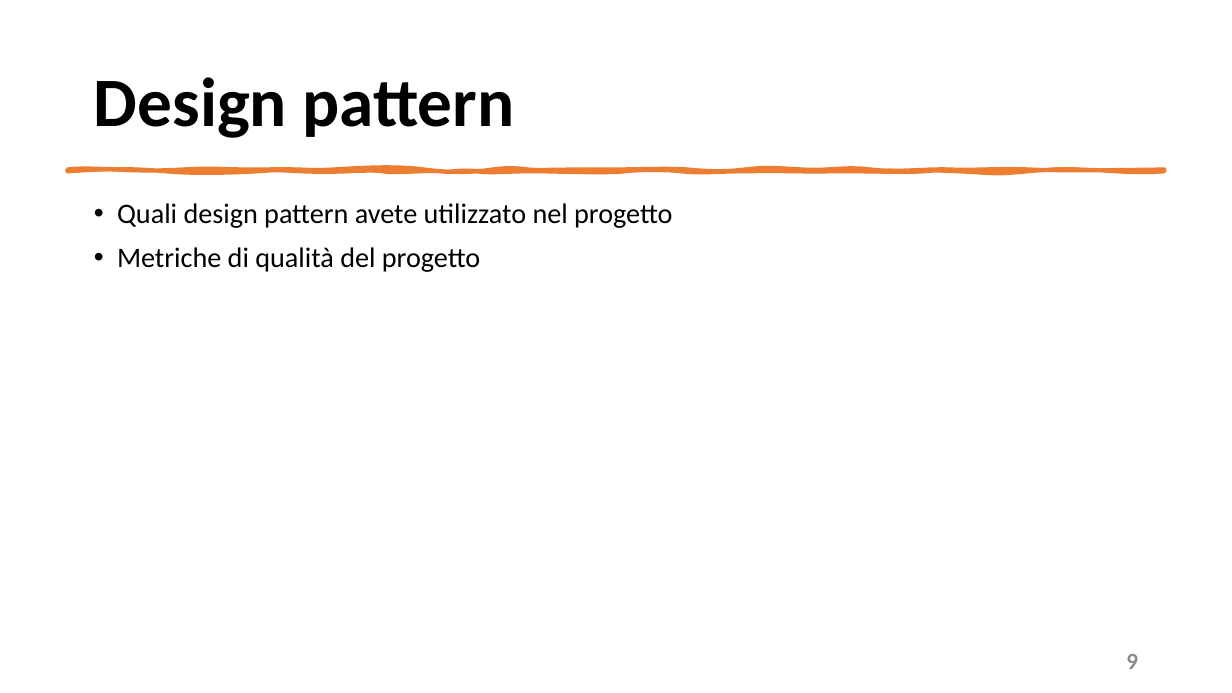
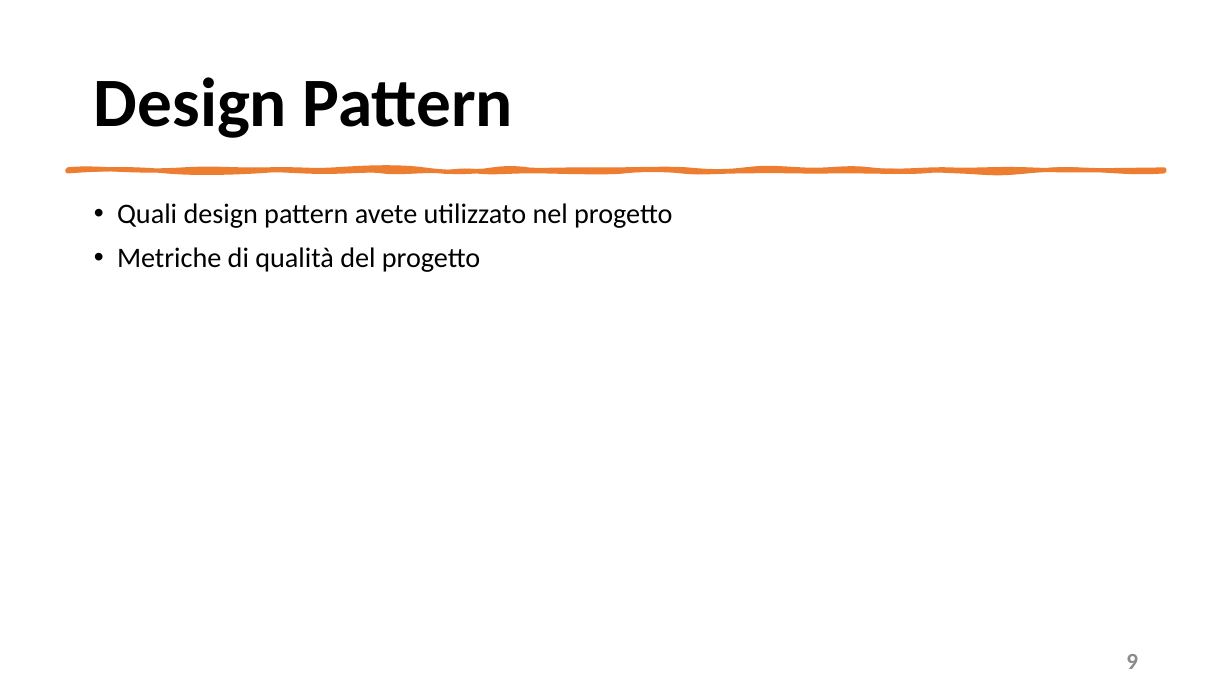
Before and after one commit to mangilimatteo/Progetto_Ingegneria_Software_Cattaneo_Mangili_Saini, a slide deck: slide 9 of Presentazione_Progetto.pptx. Drawn at 1232x693 pixels with LibreOffice and Linux fonts; fonts in the diff are those of the drawing. Boxes give left, top, right and bottom in pixels: in the first picture for what was removed or moved away, otherwise in the second. Text is boxed around its words. In the diff, an @@ line names an element or a change of style, - is before the commit and + after.

```diff
--- a/Presentazione_Progetto.pptx
+++ b/Presentazione_Progetto.pptx
@@ title at [94,77,513,138]: text changed @@
-Design pattern
+Design Pattern
```
Also in this commit, not shown: 3 other slides changed.
